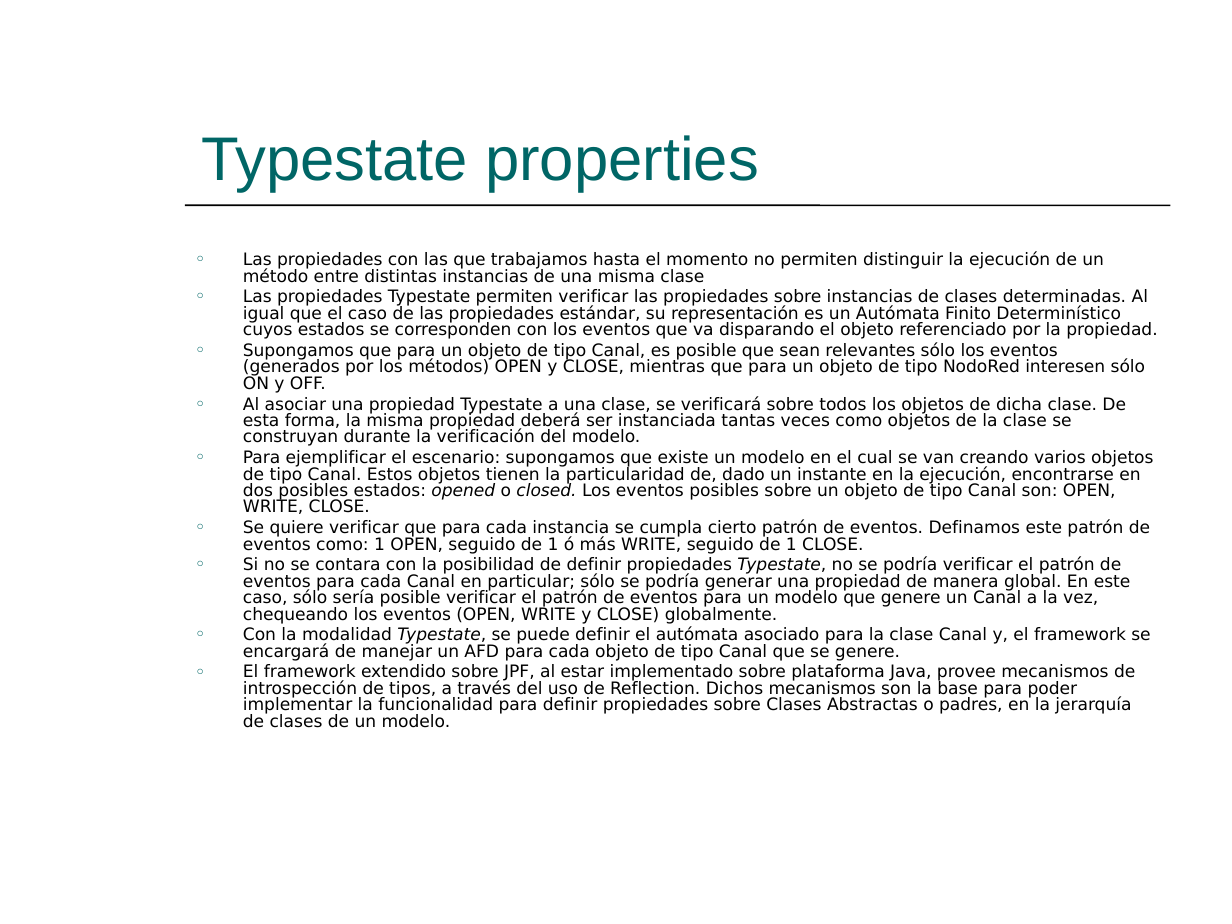
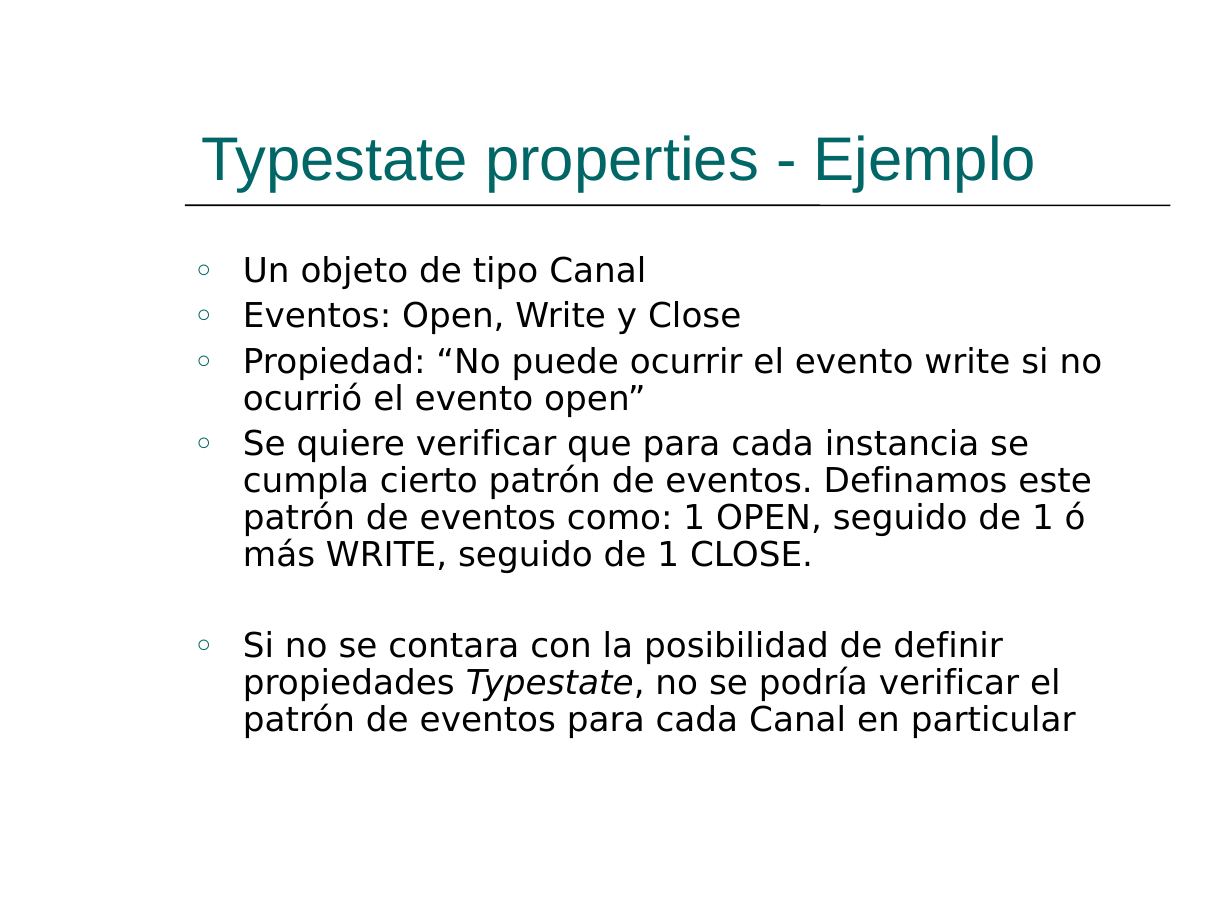
Before and after one commit to hugomelendez/tesis-jpf-2006, a slide deck: slide 26 of tesis-doc/Presentación.ppt (slide 25 before the commit). Drawn at 1232x924 pixels with LibreOffice and Linux fonts; fonts in the diff are those of the drawing. Boxes give left, top, right and bottom in pixels: in the first picture for what was removed or moved away, otherwise in the second. Text is boxed around its words. In the diff, an @@ line names an element or a change of style, - is before the commit and + after.

```diff
--- a/tesis-doc/Presentación.ppt
+++ b/tesis-doc/Presentación.ppt
@@ title at (x1=201, y1=135, x2=1036, y2=191): text changed @@
-Typestate properties
+Typestate properties - Ejemplo
@@ text at (x1=243, y1=256, x2=1103, y2=417): text changed; size 10 to 20 pt @@
-○ Las propiedades con las que trabajamos hasta el momento no permiten distinguir la ejecución de un método entre distintas instancias de una misma clase
-○ Las propiedades Typestate permiten verificar las propiedades sobre instancias de clases determinadas. Al igual que el caso de las propiedades estándar, su representación es un Autómata Finito Determinístico cuyos estados se corresponden con los eventos que va disparando el objeto referenciado por la propiedad.
-○ Supongamos que para un objeto de tipo Canal, es posible que sean relevantes sólo los eventos (generados por los métodos) OPEN y CLOSE, mientras que para un objeto de tipo NodoRed interesen sólo ON y OFF.
-○ Al asociar una propiedad Typestate a una clase, se verificará sobre todos los objetos de dicha clase. De esta forma, la misma propiedad deberá ser instanciada tantas veces como objetos de la clase se construyan durante la verificación del modelo.
-○ Para ejemplificar el escenario: supongamos que existe un modelo en el cual se van creando varios objetos de tipo Canal. Estos objetos tienen la particularidad de, dado un instante en la ejecución, encontrarse en dos posibles estados: opened o closed. Los eventos posibles sobre un objeto de tipo Canal son: OPEN, WRITE, CLOSE.
+○ Un objeto de tipo Canal
+○ Eventos: Open, Write y Close
+○ Propiedad: “No puede ocurrir el evento write si no ocurrió el evento open”
@@ text at (x1=243, y1=429, x2=1091, y2=573): size 10 to 20 pt in "Se quiere verificar que para cada instancia ..."; line spacing 0.8 to 0.9; more space between paragraphs @@
@@ text at (x1=243, y1=631, x2=1076, y2=738): text changed; size 10 to 20 pt @@
-○ Si no se contara con la posibilidad de definir propiedades Typestate, no se podría verificar el patrón de eventos para cada Canal en particular; sólo se podría generar una propiedad de manera global. En este caso, sólo sería posible verificar el patrón de eventos para un modelo que genere un Canal a la vez, chequeando los eventos (OPEN, WRITE y CLOSE) globalmente.
-○ Con la modalidad Typestate, se puede definir el autómata asociado para la clase Canal y, el framework se encargará de manejar un AFD para cada objeto de tipo Canal que se genere.
-○ El framework extendido sobre JPF, al estar implementado sobre plataforma Java, provee mecanismos de introspección de tipos, a través del uso de Reflection. Dichos mecanismos son la base para poder implementar la funcionalidad para definir propiedades sobre Clases Abstractas o padres, en la jerarquía de clases de un modelo.
+○ Si no se contara con la posibilidad de definir propiedades Typestate, no se podría verificar el patrón de eventos para cada Canal en particular
```
Also in this commit, not shown: 29 other slides changed, 2 slides added.
